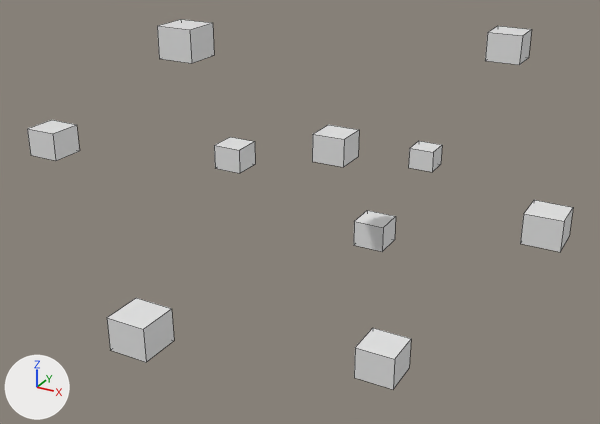
Before and after pictures for a commit that changed the OBJ model assets/particles/particles.obj.
Camera for both pictures: a camera (50 mm lens) standing at (24.3, -49.3, 22.5) and looking at (-2.1, -1.3, -1.4). The axes (+X, +Y, +Z) are drawn at lower left. The lights are the same throughout. Mesh edges are drawn as thin lines. Where no turn or scale is listed for an object, it has been applied to the vertices.

Names of what the first picture shows: 'particles'.
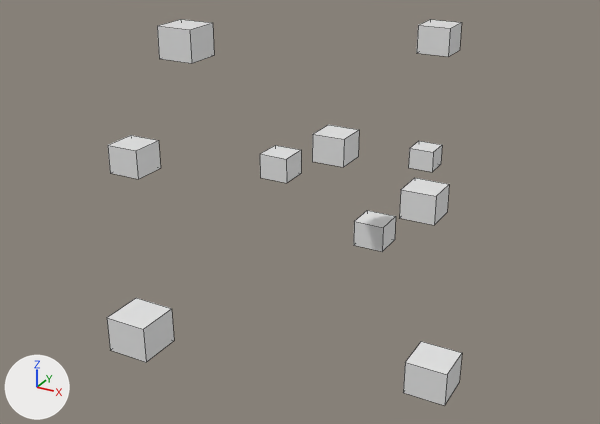
Commit message: Improved Particles

Pixel boxes (x1, y1, x2, y2) of what changed, in the pictures (600 x 424 px; the box of a moved part takes in the faces that stretch with it):
'particles', reshaped (35% narrower)
    before: (27, 19, 573, 389)
    after: (107, 19, 462, 406)
part 1 of me_particles, moved or reshaped
    before: (520, 200, 573, 252)
    after: (400, 178, 449, 225)
part 2 of me_particles, moved or reshaped
    before: (27, 120, 80, 161)
    after: (108, 135, 161, 179)
part 3 of me_particles, moved or reshaped
    before: (354, 328, 411, 389)
    after: (403, 341, 462, 406)
part 4 of me_particles, moved or reshaped
    before: (485, 26, 532, 65)
    after: (417, 19, 462, 57)
part 5 of me_particles, moved or reshaped
    before: (214, 137, 255, 173)
    after: (260, 145, 301, 183)

The edits, one by one:
me_particles has 80 vertices, 60 faces and spans x -19.7..16.4, y -21.1..23.8, z -5.7..12.7.
me_particles is used by ob_particles; location (0.0, 0.0, 0.0).
me_particles part 1: the loose piece of 8 vertices spanning x 14.0..16.4, y -2.7..-0.3, z 0.4..2.4 is moved by (-7.9, 0.0, 0.0).
me_particles part 2: the loose piece of 8 vertices spanning x -19.7..-17.3, y -9.3..-6.9, z 2.3..4.3 is moved by (7.3, 0.0, 0.0).
me_particles part 3: the loose piece of 8 vertices spanning x 7.8..10.2, y -13.0..-10.6, z -5.2..-3.2 is moved by (3.0, 0.0, 0.0).
me_particles part 4: the loose piece of 8 vertices spanning x 8.0..10.4, y 6.9..9.3, z 8.9..10.9 is moved by (-5.1, 0.0, 0.0).
me_particles part 5: the loose piece of 8 vertices spanning x -12.7..-10.3, y 3.5..5.9, z -1.6..0.4 is moved by (4.4, 0.0, 0.0).
